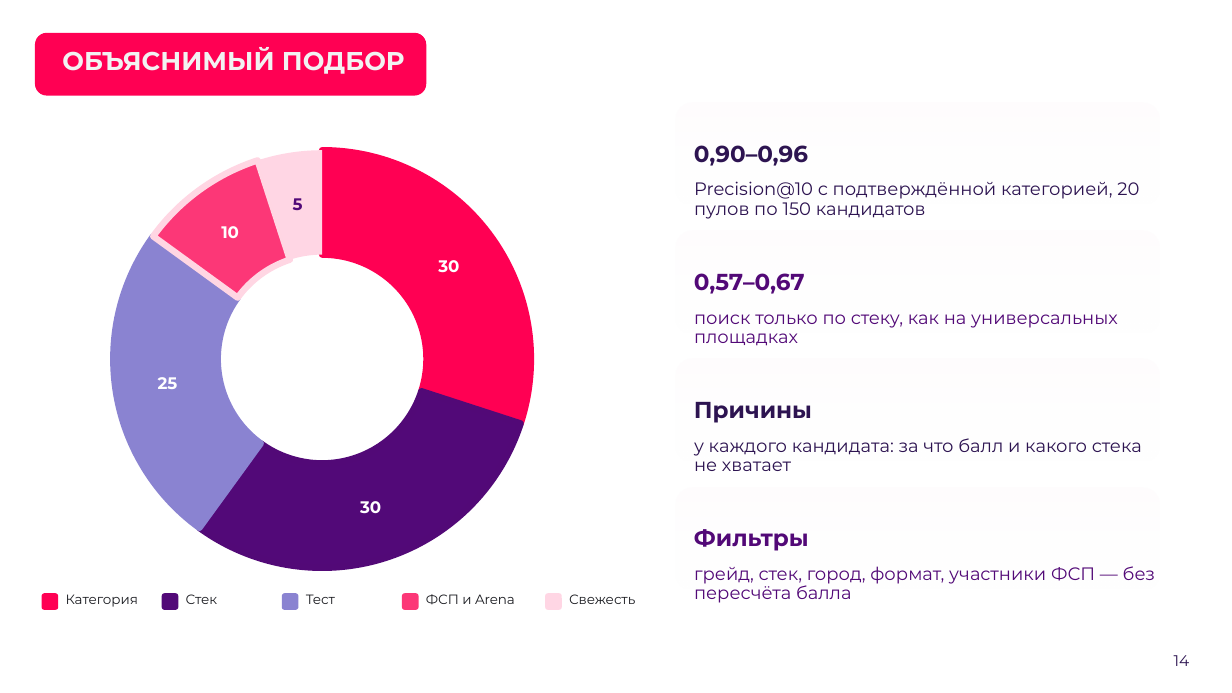
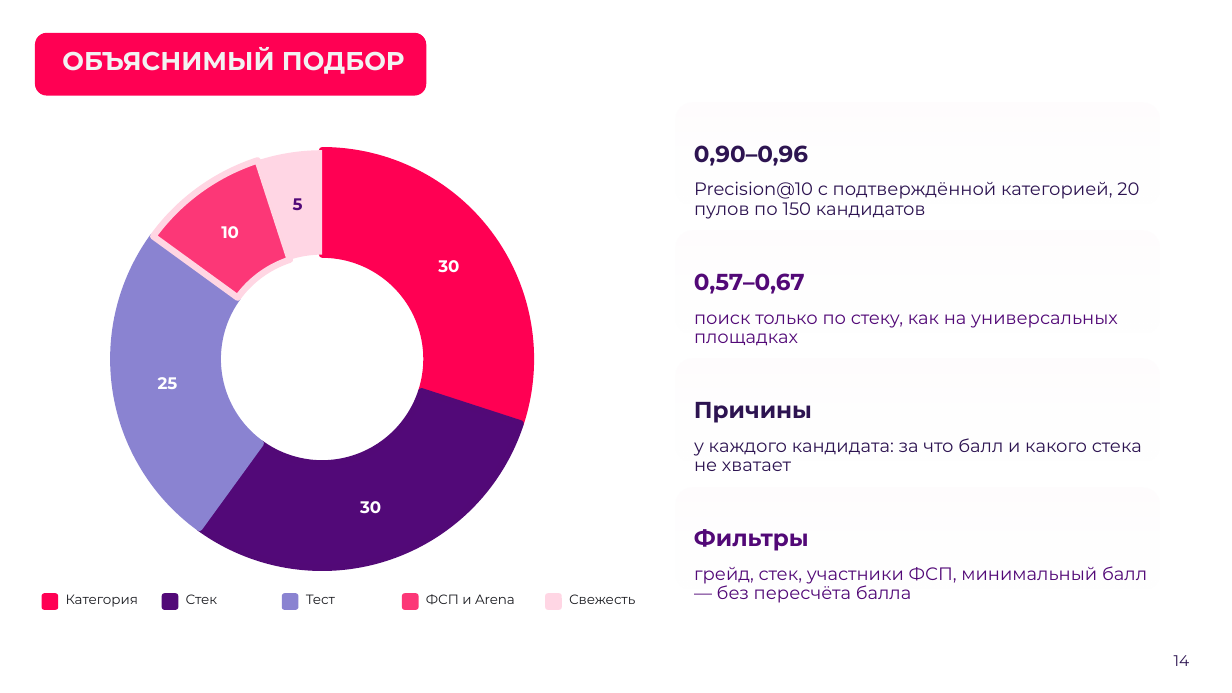
Before and after one commit to Fighter90/hyrekit_fsp, a slide deck: slide 14 of docs/presentation/HyreKit_pitch.pptx. Drawn at 1232x693 pixels with LibreOffice and Linux fonts; fonts in the diff are those of the drawing; background and template pictures are left out. Boxes give left, top, right and bottom in pixels: in the first picture for what was removed or moved away, otherwise in the second. Text is boxed around its words. In the diff, an @@ line names an element or a change of style, - is before the commit and + after.

```diff
--- a/docs/presentation/HyreKit_pitch.pptx
+++ b/docs/presentation/HyreKit_pitch.pptx
@@ text at [694, 566, 1147, 603]: text changed @@
-грейд, стек, город, формат, участники ФСП — без пересчёта балла
+грейд, стек, участники ФСП, минимальный балл — без пересчёта балла
```
Also in this commit, not shown: 1 other slide changed, 24 other files.
